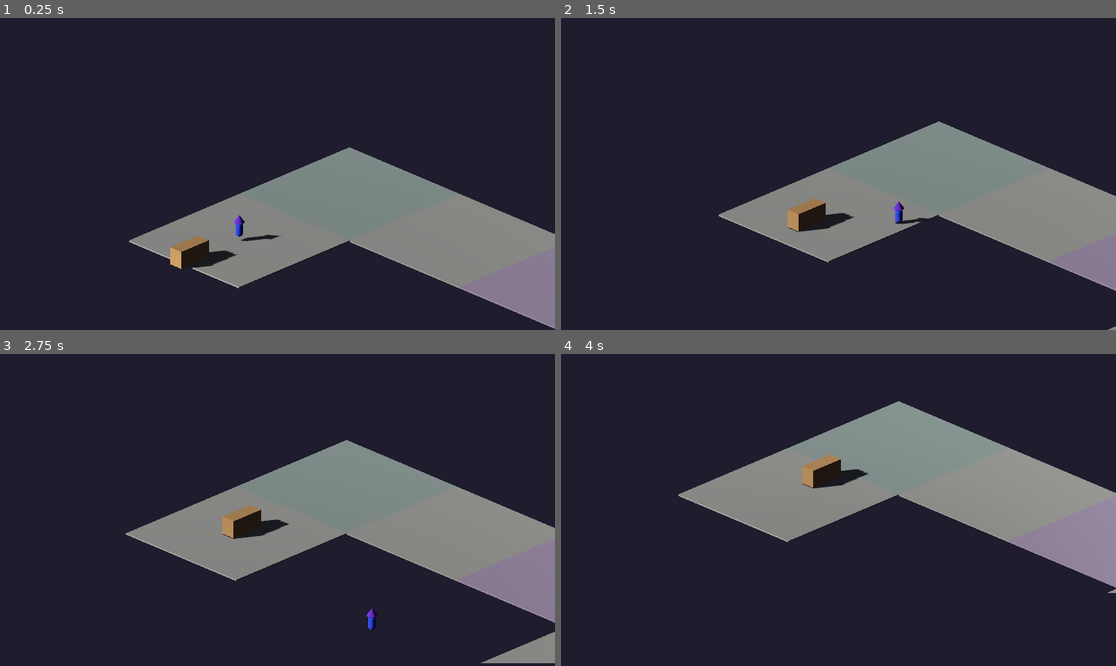
Above: before the commit, frames 1-4 (two rows, left to right).
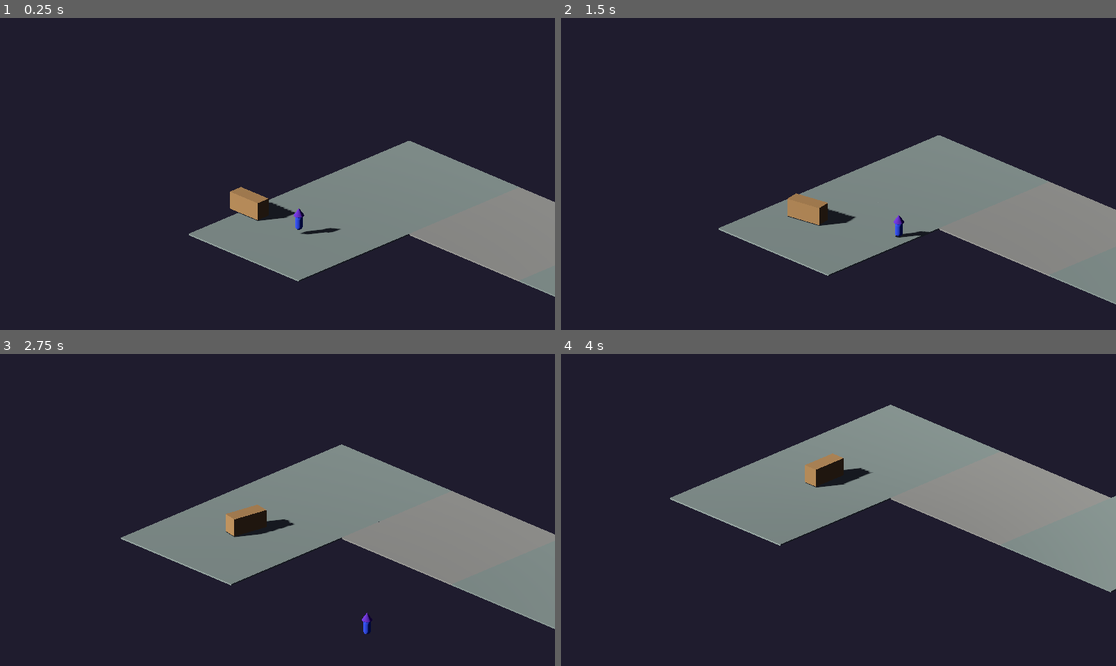
Above: after the commit, the same moments.

Repository: Godeaux/LLM-Base
Game: Godot game, scene res://main.tscn
Two runs of this game, one before a commit and one after it. Both use one fixed random seed, a clock stepped at 60 frames per second and the inputs below.
Inputs:
- Up to frame 1 (0.25 s): no input
- Up to frame 2 (1.5 s): hold D (move_right) 0.53-1.28 s; hold S (move_down) from 1.28 s (still down)
- Up to frame 3 (2.75 s): release S (move_down) at 2.03 s; hold D (move_right) from 2.03 s (still down)
- Up to frame 4 (4 s): release D (move_right) at 2.78 s; hold W (move_up) 2.78-3.53 s; hold A (move_left) from 3.53 s (still down)

The runs differ from the first frame. In frame 1, 12% of the frame differs, in the area x 23-100%, y 39-100%; in frame 2, 7.0%; in frame 3, 3.6%; in frame 4, 2.5%.

Commit message:
Add procedural map generator and new tiles
Replace the test map with a procedural map generator and supporting data. main.gd now calls MapManager.generate_map(...) with configurable parameters. map_manager.gd: add RNG, tile lookup builder, _tile_for helper, generate_map implementation with wandering and fork placement logic, and _try_place_fork_block to place fork/merge blocks; validate connections and set start tile. New tile scenes added: CurveNE.tscn, CurveNW.tscn, ForkWSE.tscn. tiles/tile_defs.gd: add perpendicular_edges helper. Overall: enable directional-biased procedural level generation and the needed tile assets/lookup.

Diff:
--- a/main.gd
+++ b/main.gd
@@ -11,8 +11,16 @@
 
 # --- Built-in virtual methods ---
 func _ready() -> void:
-	print("Trojan Horse — tile-based map system.")
-	_map_manager.build_test_map()
+	print("Trojan Horse — procedural map generation.")
+	_map_manager.generate_map({
+		"columns": 50,
+		"primary_dir": TileDefs.Edge.EAST,
+		"wander_budget": 3,
+		"wander_chance": 0.35,
+		"fork_interval": 8,
+		"fork_merge_offset": 4,
+		"seed": 0,
+	})
 	var start_tile := _map_manager.get_start_tile()
 	_wizard.global_position = start_tile.global_position + Vector3(0.0, 0.68, 0.0)
 	_trojan_horse.initialize(_map_manager)
--- a/map_manager.gd
+++ b/map_manager.gd
@@ -2,6 +2,7 @@
 extends Node3D
 ## Manages the tile grid. Places tiles, validates connections,
 ## and provides route queries for the Trojan Horse.
+## Supports procedural map generation with directional bias.
 
 
 # --- Constants ---
@@ -10,42 +11,107 @@
 const STRAIGHT_EW: PackedScene = preload("res://tiles/StraightEW.tscn")
 const CURVE_SE: PackedScene = preload("res://tiles/CurveSE.tscn")
 const CURVE_SW: PackedScene = preload("res://tiles/CurveSW.tscn")
+const CURVE_NE: PackedScene = preload("res://tiles/CurveNE.tscn")
+const CURVE_NW: PackedScene = preload("res://tiles/CurveNW.tscn")
 const FORK_WNE: PackedScene = preload("res://tiles/ForkWNE.tscn")
+const FORK_WSE: PackedScene = preload("res://tiles/ForkWSE.tscn")
 
 # --- Private variables ---
 var _grid: Dictionary = {}  ## Dictionary[Vector2i, MapTile]
 var _start_tile: MapTile
 var _start_entry_edge: TileDefs.Edge
+var _rng: RandomNumberGenerator = RandomNumberGenerator.new()
+
+## Tile lookup: keyed by entry_edge * 4 + exit_edge → PackedScene.
+var _tile_lookup: Dictionary = {}
+
+
+# --- Built-in virtual methods ---
+func _ready() -> void:
+	_build_tile_lookup()
 
 
 # --- Public methods ---
-func build_test_map() -> void:
-	## Test layout (horse enters from south, goes north, curves east, forks):
-	##
-	##   (0,2) StraightNS  →  horse enters S, exits N
-	##     ↑
-	##   (0,1) CurveSE     →  enters S, exits E
-	##            →
-	##          (1,1) StraightEW  →  enters W, exits E
-	##                    →
-	##                  (2,1) ForkWNE  →  enters W, exits N or E
-	##                    ↑               →
-	##                  (2,0) StraightNS  (3,1) CurveSW
-	##                  (dead end)            ↓
-	##                                    (3,2) StraightNS
-	##                                    (dead end)
-	_place(Vector2i(0, 2), STRAIGHT_NS)
-	_place(Vector2i(0, 1), CURVE_SE)
-	_place(Vector2i(1, 1), STRAIGHT_EW)
-	_place(Vector2i(2, 1), FORK_WNE)
-	_place(Vector2i(2, 0), STRAIGHT_NS)
-	_place(Vector2i(3, 1), CURVE_SW)
-	_place(Vector2i(3, 2), STRAIGHT_NS)
-
-	_start_tile = _grid[Vector2i(0, 2)]
-	_start_entry_edge = TileDefs.Edge.SOUTH
+func generate_map(config: Dictionary) -> void:
+	## Procedurally generates a map with directional bias.
+	## Config keys: columns, primary_dir, wander_budget, wander_chance,
+	## fork_interval, fork_merge_offset, seed.
+	var columns: int = config.get("columns", 50)
+	var primary_dir: TileDefs.Edge = config.get("primary_dir", TileDefs.Edge.EAST)
+	var wander_budget: int = config.get("wander_budget", 3)
+	var wander_chance: float = config.get("wander_chance", 0.35)
+	var fork_interval: int = config.get("fork_interval", 8)
+	var fork_merge_offset: int = config.get("fork_merge_offset", 4)
+	var map_seed: int = config.get("seed", 0)
+
+	if map_seed != 0:
+		_rng.seed = map_seed
+	else:
+		_rng.randomize()
+
+	var perp_dirs: Array[TileDefs.Edge] = TileDefs.perpendicular_edges(primary_dir)
+	var cursor := Vector2i(0, 0)
+	var entry_edge := TileDefs.opposite_edge(primary_dir)
+	var columns_placed := 0
+	var wander_count := 0
+	var steps_since_fork := 0
+
+	while columns_placed < columns:
+		## --- Fork check ---
+		if steps_since_fork >= fork_interval and columns_placed > 0 \
+				and columns_placed < columns - fork_merge_offset:
+			var perp_dir: TileDefs.Edge = perp_dirs[_rng.randi_range(0, 1)]
+			if _try_place_fork_block(cursor, entry_edge, primary_dir, perp_dir, fork_merge_offset):
+				cursor += TileDefs.edge_to_grid_offset(primary_dir) * fork_merge_offset
+				entry_edge = TileDefs.opposite_edge(primary_dir)
+				columns_placed += fork_merge_offset
+				wander_count = 0
+				steps_since_fork = 0
+				continue
+
+		## --- Wander or forward ---
+		var exit_edge: TileDefs.Edge
+		if wander_count < wander_budget and _rng.randf() < wander_chance:
+			var perp: TileDefs.Edge = perp_dirs[_rng.randi_range(0, 1)]
+			var target := cursor + TileDefs.edge_to_grid_offset(perp)
+			if not _grid.has(target):
+				exit_edge = perp
+				wander_count += 1
+			else:
+				exit_edge = primary_dir
+				columns_placed += 1
+				wander_count = 0
+		else:
+			exit_edge = primary_dir
+			columns_placed += 1
+			wander_count = 0
+
+		## --- Collision fallback ---
+		var next_pos := cursor + TileDefs.edge_to_grid_offset(exit_edge)
+		if _grid.has(next_pos):
+			exit_edge = primary_dir
+			next_pos = cursor + TileDefs.edge_to_grid_offset(primary_dir)
+			columns_placed += 1
+			wander_count = 0
+			if _grid.has(next_pos):
+				push_warning("MapManager: generator stuck at %s — ending early." % str(cursor))
+				break
+
+		## --- Place and advance ---
+		_place(cursor, _tile_for(entry_edge, exit_edge))
+		cursor = next_pos
+		entry_edge = TileDefs.opposite_edge(exit_edge)
+		if exit_edge == primary_dir:
+			steps_since_fork += 1
+
+	## Final tile.
+	if not _grid.has(cursor):
+		_place(cursor, _tile_for(entry_edge, primary_dir))
+
+	_start_tile = _grid[Vector2i(0, 0)]
+	_start_entry_edge = TileDefs.opposite_edge(primary_dir)
 	_validate_connections()
-	print("MapManager: test map built — %d tiles." % _grid.size())
+	print("MapManager: generated map — %d tiles, %d columns." % [_grid.size(), columns])
 
 
 func get_start_tile() -> MapTile:
@@ -82,6 +148,97 @@
 
 
 # --- Private methods ---
+func _build_tile_lookup() -> void:
+	## Maps (entry_edge * 4 + exit_edge) → PackedScene for 2-edge tiles.
+	var E := TileDefs.Edge
+	_tile_lookup[E.SOUTH * 4 + E.NORTH] = STRAIGHT_NS
+	_tile_lookup[E.NORTH * 4 + E.SOUTH] = STRAIGHT_NS
+	_tile_lookup[E.WEST * 4 + E.EAST] = STRAIGHT_EW
+	_tile_lookup[E.EAST * 4 + E.WEST] = STRAIGHT_EW
+	_tile_lookup[E.SOUTH * 4 + E.EAST] = CURVE_SE
+	_tile_lookup[E.EAST * 4 + E.SOUTH] = CURVE_SE
+	_tile_lookup[E.SOUTH * 4 + E.WEST] = CURVE_SW
+	_tile_lookup[E.WEST * 4 + E.SOUTH] = CURVE_SW
+	_tile_lookup[E.NORTH * 4 + E.EAST] = CURVE_NE
+	_tile_lookup[E.EAST * 4 + E.NORTH] = CURVE_NE
+	_tile_lookup[E.NORTH * 4 + E.WEST] = CURVE_NW
+	_tile_lookup[E.WEST * 4 + E.NORTH] = CURVE_NW
+
+
+func _tile_for(entry_edge: TileDefs.Edge, exit_edge: TileDefs.Edge) -> PackedScene:
+	var key := int(entry_edge) * 4 + int(exit_edge)
+	var scene: PackedScene = _tile_lookup.get(key)
+	if not scene:
+		push_error("MapManager: no tile for entry=%s exit=%s." % [
+			TileDefs.Edge.keys()[entry_edge], TileDefs.Edge.keys()[exit_edge]])
+	return scene
+
+
+func _try_place_fork_block(cursor: Vector2i, entry_edge: TileDefs.Edge,
+		primary_dir: TileDefs.Edge, perp_dir: TileDefs.Edge,
+		merge_offset: int) -> bool:
+	## Attempts to place a fork block with a loop-back branch.
+	## Returns true if placed, false if not enough space.
+	var fwd_offset := TileDefs.edge_to_grid_offset(primary_dir)
+	var perp_offset := TileDefs.edge_to_grid_offset(perp_dir)
+
+	## Collect all positions the fork block needs.
+	var positions: Array[Vector2i] = []
+	for i: int in range(merge_offset):
+		var main_pos := cursor + fwd_offset * i
+		var branch_pos := cursor + perp_offset + fwd_offset * i
+		positions.append(main_pos)
+		positions.append(branch_pos)
+
+	## Check all positions are free.
+	for pos: Vector2i in positions:
+		if _grid.has(pos):
+			return false
+
+	## Determine fork and merge tile types based on perpendicular direction.
+	var fork_scene: PackedScene
+	var merge_scene: PackedScene
+	var branch_entry_curve: PackedScene  ## Curve at branch start (perp → primary).
+	var branch_exit_curve: PackedScene   ## Curve at branch end (primary → back to main).
+	var opposite_perp := TileDefs.opposite_edge(perp_dir)
+
+	if perp_dir == TileDefs.Edge.NORTH:
+		fork_scene = FORK_WNE
+		merge_scene = FORK_WNE
+		## Branch start: enters from SOUTH (opposite of NORTH), exits EAST.
+		branch_entry_curve = _tile_for(opposite_perp, primary_dir)
+		## Branch end: enters from WEST, exits SOUTH (back toward main row).
+		branch_exit_curve = _tile_for(TileDefs.opposite_edge(primary_dir), opposite_perp)
+	else:
+		## perp_dir == SOUTH
+		fork_scene = FORK_WSE
+		merge_scene = FORK_WSE
+		branch_entry_curve = _tile_for(opposite_perp, primary_dir)
+		branch_exit_curve = _tile_for(TileDefs.opposite_edge(primary_dir), opposite_perp)
+
+	var straight_scene: PackedScene = _tile_for(
+		TileDefs.opposite_edge(primary_dir), primary_dir)
+
+	## Place fork tile.
+	_place(cursor, fork_scene)
+
+	## Place main row straights (between fork and merge).
+	for i: int in range(1, merge_offset - 1):
+		_place(cursor + fwd_offset * i, straight_scene)
+
+	## Place merge tile.
+	_place(cursor + fwd_offset * (merge_offset - 1), merge_scene)
+
+	## Place branch row.
+	var branch_start := cursor + perp_offset
+	_place(branch_start, branch_entry_curve)
+	for i: int in range(1, merge_offset - 1):
+		_place(branch_start + fwd_offset * i, straight_scene)
+	_place(branch_start + fwd_offset * (merge_offset - 1), branch_exit_curve)
+
+	return true
+
+
 func _place(grid_pos: Vector2i, scene: PackedScene) -> MapTile:
 	var tile: MapTile = scene.instantiate() as MapTile
 	tile.grid_position = grid_pos
--- /dev/null
+++ b/tiles/CurveNE.tscn
@@ -0,0 +1,28 @@
+[gd_scene load_steps=4 format=3]
+
+[ext_resource type="Script" path="res://tiles/map_tile.gd" id="1_tile"]
+
+[sub_resource type="Curve3D" id="Curve3D_NE"]
+_data = {
+"points": PackedVector3Array(0, 0, 0, 0, 0, 5, 0, 0, -5, -5, 0, 0, 0, 0, 0, 5, 0, 0),
+"tilts": PackedFloat32Array(0, 0)
+}
+point_count = 2
+
+[sub_resource type="StandardMaterial3D" id="Material_ground"]
+albedo_color = Color(0.5, 0.55, 0.5, 1)
+
+[node name="CurveNE" type="Node3D"]
+script = ExtResource("1_tile")
+tile_name = "curve_ne"
+
+[node name="Route_N_E" type="Path3D" parent="."]
+transform = Transform3D(1, 0, 0, 0, 1, 0, 0, 0, 1, 0, 0.1, 0)
+curve = SubResource("Curve3D_NE")
+
+[node name="Visual" type="Node3D" parent="."]
+
+[node name="Ground" type="CSGBox3D" parent="Visual"]
+use_collision = true
+size = Vector3(10, 0.1, 10)
+material = SubResource("Material_ground")
--- /dev/null
+++ b/tiles/CurveNW.tscn
@@ -0,0 +1,28 @@
+[gd_scene load_steps=4 format=3]
+
+[ext_resource type="Script" path="res://tiles/map_tile.gd" id="1_tile"]
+
+[sub_resource type="Curve3D" id="Curve3D_NW"]
+_data = {
+"points": PackedVector3Array(0, 0, 0, 0, 0, 5, 0, 0, -5, 5, 0, 0, 0, 0, 0, -5, 0, 0),
+"tilts": PackedFloat32Array(0, 0)
+}
+point_count = 2
+
+[sub_resource type="StandardMaterial3D" id="Material_ground"]
+albedo_color = Color(0.5, 0.55, 0.5, 1)
+
+[node name="CurveNW" type="Node3D"]
+script = ExtResource("1_tile")
+tile_name = "curve_nw"
+
+[node name="Route_N_W" type="Path3D" parent="."]
+transform = Transform3D(1, 0, 0, 0, 1, 0, 0, 0, 1, 0, 0.1, 0)
+curve = SubResource("Curve3D_NW")
+
+[node name="Visual" type="Node3D" parent="."]
+
+[node name="Ground" type="CSGBox3D" parent="Visual"]
+use_collision = true
+size = Vector3(10, 0.1, 10)
+material = SubResource("Material_ground")
--- /dev/null
+++ b/tiles/ForkWSE.tscn
@@ -0,0 +1,50 @@
+[gd_scene load_steps=6 format=3]
+
+[ext_resource type="Script" path="res://tiles/map_tile.gd" id="1_tile"]
+
+[sub_resource type="Curve3D" id="Curve3D_WE"]
+_data = {
+"points": PackedVector3Array(0, 0, 0, 5, 0, 0, -5, 0, 0, -5, 0, 0, 0, 0, 0, 5, 0, 0),
+"tilts": PackedFloat32Array(0, 0)
+}
+point_count = 2
+
+[sub_resource type="Curve3D" id="Curve3D_WS"]
+_data = {
+"points": PackedVector3Array(0, 0, 0, 5, 0, 0, -5, 0, 0, 0, 0, -5, 0, 0, 0, 0, 0, 5),
+"tilts": PackedFloat32Array(0, 0)
+}
+point_count = 2
+
+[sub_resource type="Curve3D" id="Curve3D_SE"]
+_data = {
+"points": PackedVector3Array(0, 0, 0, 0, 0, -5, 0, 0, 5, -5, 0, 0, 0, 0, 0, 5, 0, 0),
+"tilts": PackedFloat32Array(0, 0)
+}
+point_count = 2
+
+[sub_resource type="StandardMaterial3D" id="Material_ground"]
+albedo_color = Color(0.55, 0.5, 0.55, 1)
+
+[node name="ForkWSE" type="Node3D"]
+script = ExtResource("1_tile")
+tile_name = "fork_wse"
+
+[node name="Route_W_E" type="Path3D" parent="."]
+transform = Transform3D(1, 0, 0, 0, 1, 0, 0, 0, 1, 0, 0.1, 0)
+curve = SubResource("Curve3D_WE")
+
+[node name="Route_W_S" type="Path3D" parent="."]
+transform = Transform3D(1, 0, 0, 0, 1, 0, 0, 0, 1, 0, 0.1, 0)
+curve = SubResource("Curve3D_WS")
+
+[node name="Route_S_E" type="Path3D" parent="."]
+transform = Transform3D(1, 0, 0, 0, 1, 0, 0, 0, 1, 0, 0.1, 0)
+curve = SubResource("Curve3D_SE")
+
+[node name="Visual" type="Node3D" parent="."]
+
+[node name="Ground" type="CSGBox3D" parent="Visual"]
+use_collision = true
+size = Vector3(10, 0.1, 10)
+material = SubResource("Material_ground")
--- a/tiles/tile_defs.gd
+++ b/tiles/tile_defs.gd
@@ -46,6 +46,16 @@
 	return Vector2i.ZERO
 
 
+static func perpendicular_edges(primary: Edge) -> Array[Edge]:
+	## Returns the two edges perpendicular to the given direction.
+	match primary:
+		Edge.EAST, Edge.WEST:
+			return [Edge.NORTH, Edge.SOUTH]
+		Edge.NORTH, Edge.SOUTH:
+			return [Edge.EAST, Edge.WEST]
+	return []
+
+
 static func edge_from_initial(initial: String) -> int:
 	## Returns Edge value from single-letter initial, or -1 if invalid.
 	match initial:
